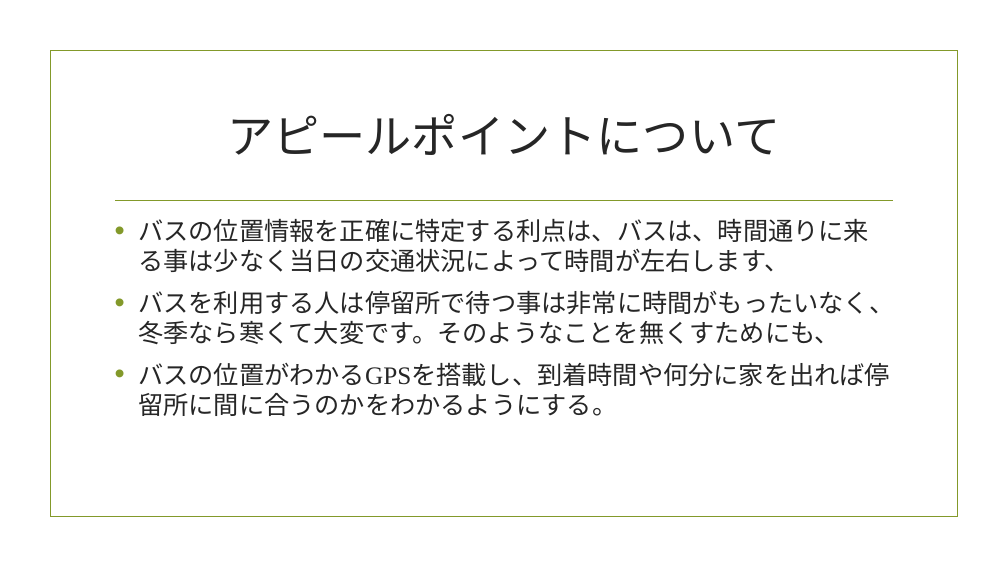
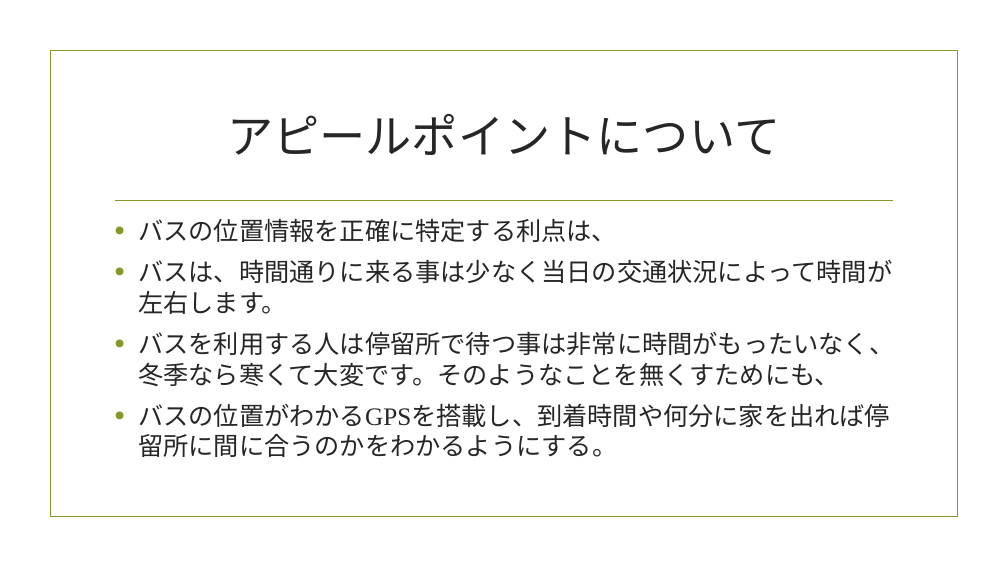
Before and after one commit to bluebird5/it2-2016, a slide deck: slide 3 of bluebird5/位置情報サービス.pptx. Drawn at 1008x567 pixels with LibreOffice and Linux fonts; fonts in the diff are those of the drawing; background and template pictures are left out. Boxes give left, top, right and bottom in pixels: in the first picture for what was removed or moved away, otherwise in the second. Text is boxed around its words. In the diff, an @@ line names an element or a change of style, - is before the commit and + after.

```diff
--- a/bluebird5/位置情報サービス.pptx
+++ b/bluebird5/位置情報サービス.pptx
@@ text at [138,218,892,314]: text changed @@
-• バスの位置情報を正確に特定する利点は、バスは、時間通りに来る事は少なく当日の交通状況によって時間が左右します、
+• バスの位置情報を正確に特定する利点は、
+• バスは、時間通りに来る事は少なく当日の交通状況によって時間が左右します。
```
Also in this commit, not shown: 4 other slides changed.
